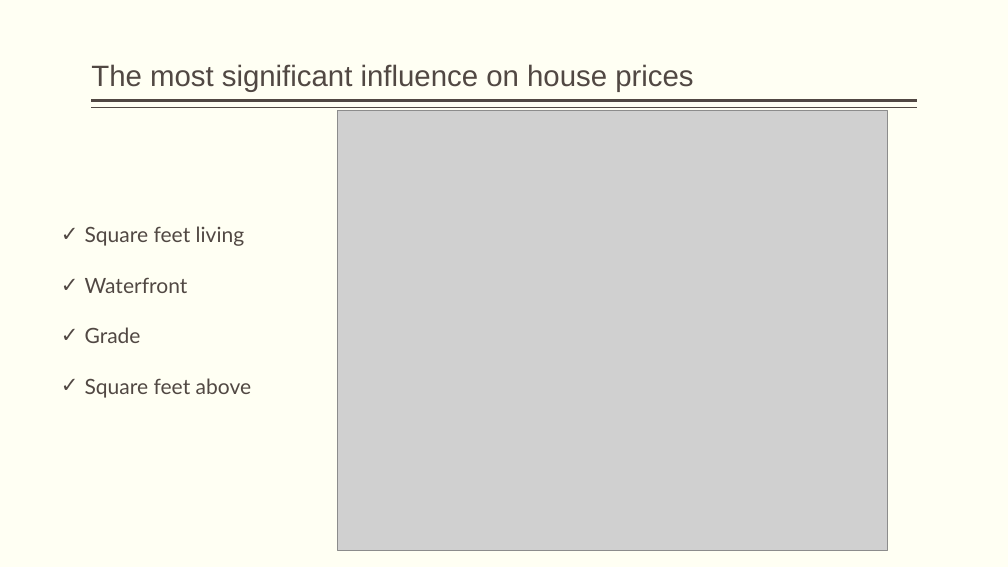
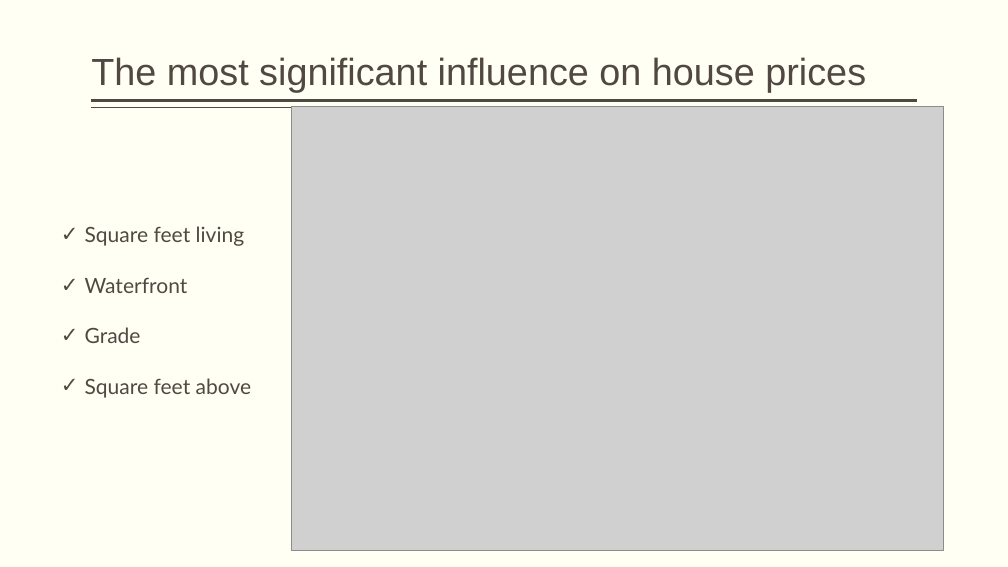
Before and after one commit to olaidekashimawo/King-County-House-Sales, a slide deck: slide 6 of King County House price Analysis - Copy.pptx. Drawn at 1008x567 pixels with LibreOffice and Linux fonts; fonts in the diff are those of the drawing; grey boxes stand for pictures. Boxes give left, top, right and bottom in pixels: in the first picture for what was removed or moved away, otherwise in the second. Text is boxed around its words. In the diff, an @@ line names an element or a change of style, - is before the commit and + after.

```diff
--- a/King County House price Analysis - Copy.pptx
+++ b/King County House price Analysis - Copy.pptx
@@ title "The most significant influence on ..." at box(91, 57, 866, 92): size 28 to 36 pt @@
@@ picture: place and size @@
-picture at box(338, 110, 889, 551)
+picture at box(291, 107, 944, 551)
```
Also in this commit, not shown: 6 other slides changed, 7 slides added, 2 slides removed, 2 other files.
